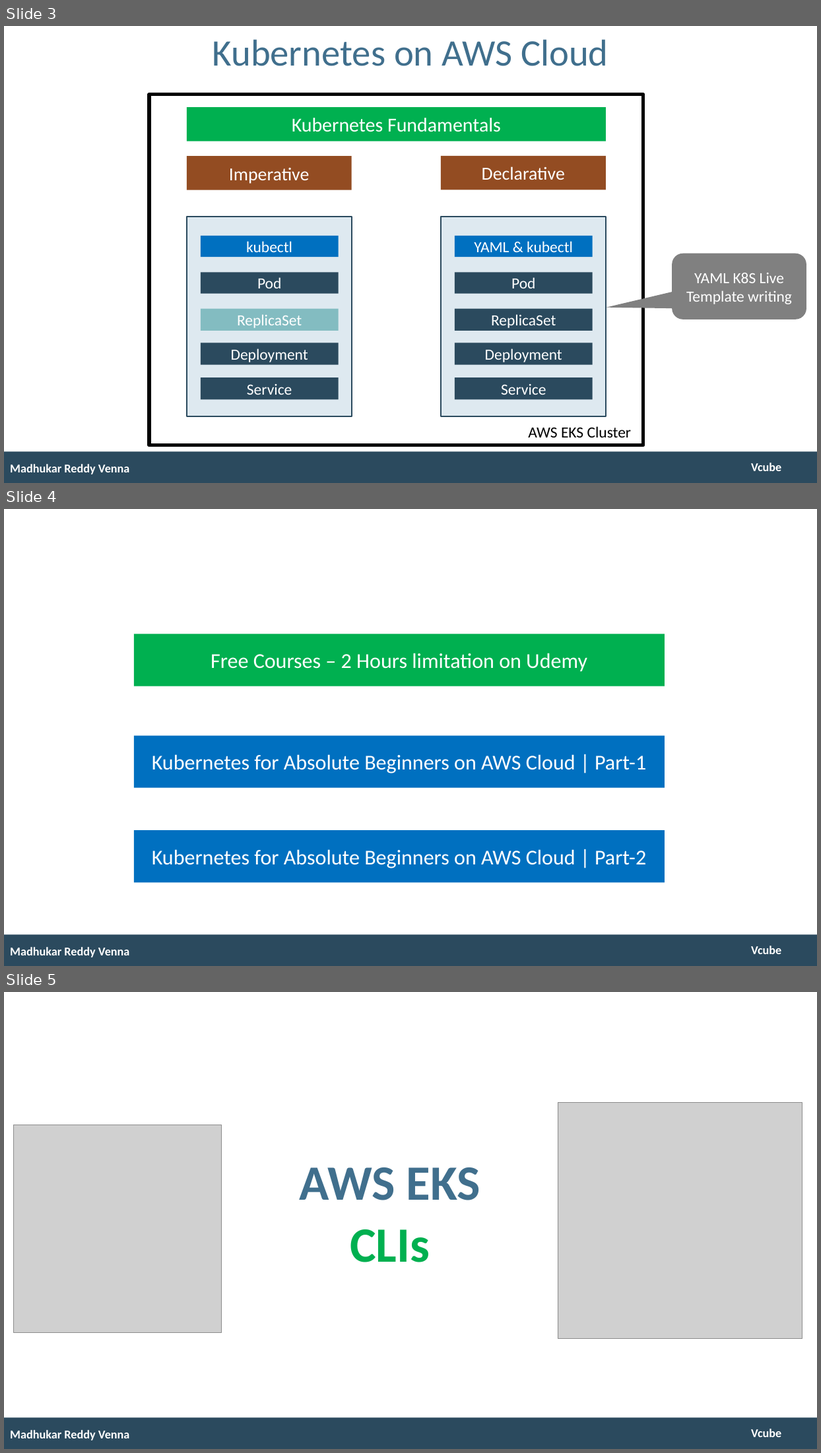
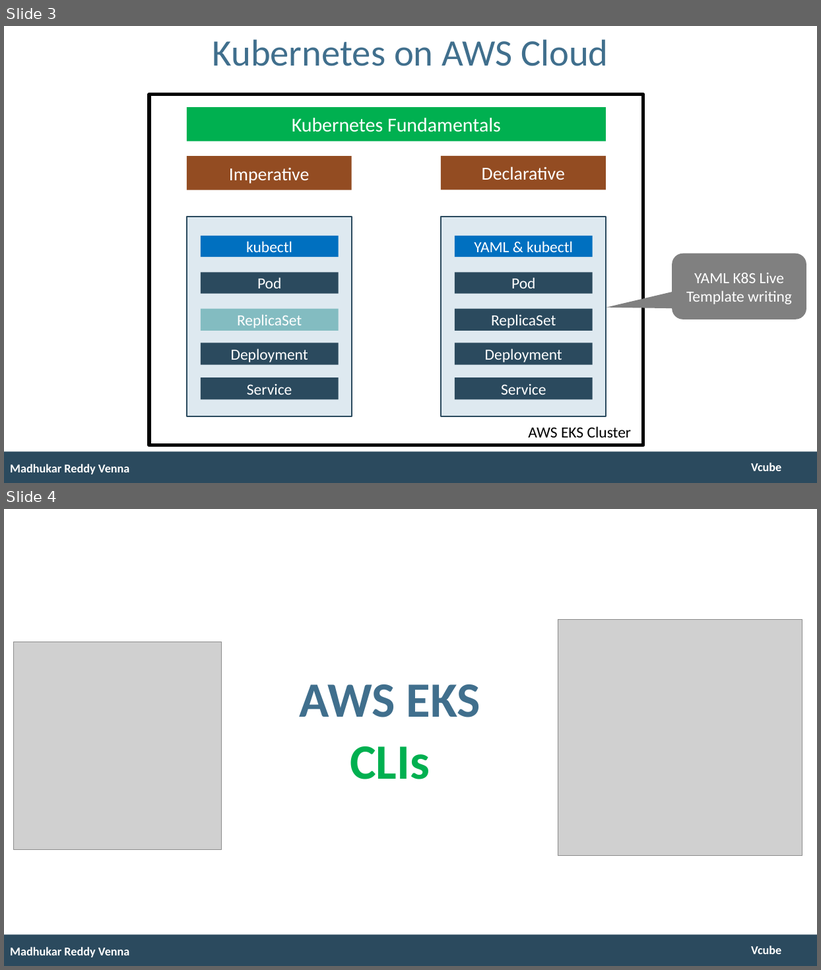
Before and after one commit to thiru309/kubernetes-fundamentals, a slide deck: presentation/Kubernetes-Fundamentals.pptx. Shown one above the other, each under a label of ours: slides 3, 4 and 5 before the commit, slides 3 and 4 after it. The pictures are 821x1453 and 821x970 pixels, drawn with LibreOffice and Linux fonts; fonts in the diff are those of the drawing; grey boxes stand for pictures. Boxes give left, top, right and bottom in pixels: in the first picture for what was removed or moved away, otherwise in the second. Text is boxed around its words. In the diff, an @@ line names an element or a change of style, - is before the commit and + after.

Commit message:
1st commit

```diff
--- a/presentation/Kubernetes-Fundamentals.pptx
+++ b/presentation/Kubernetes-Fundamentals.pptx
@@ slide 4 removed at (x1=4, y1=509, x2=817, y2=966), background #FFFFFF; not listed: 2 template elements that a slide beside it also shows @@
@@ rectangle removed at (x1=134, y1=634, x2=665, y2=687) @@
-Free Courses – 2 Hours limitation on Udemy
@@ rectangle removed at (x1=134, y1=735, x2=665, y2=788) @@
-Kubernetes for Absolute Beginners on AWS Cloud | Part-1
@@ rectangle removed at (x1=134, y1=830, x2=665, y2=883) @@
-Kubernetes for Absolute Beginners on AWS Cloud | Part-2
@@ text removed at (x1=10, y1=947, x2=130, y2=958) @@
-Madhukar Reddy Venna
@@ what was slide 5 is now slide 4 @@
```
